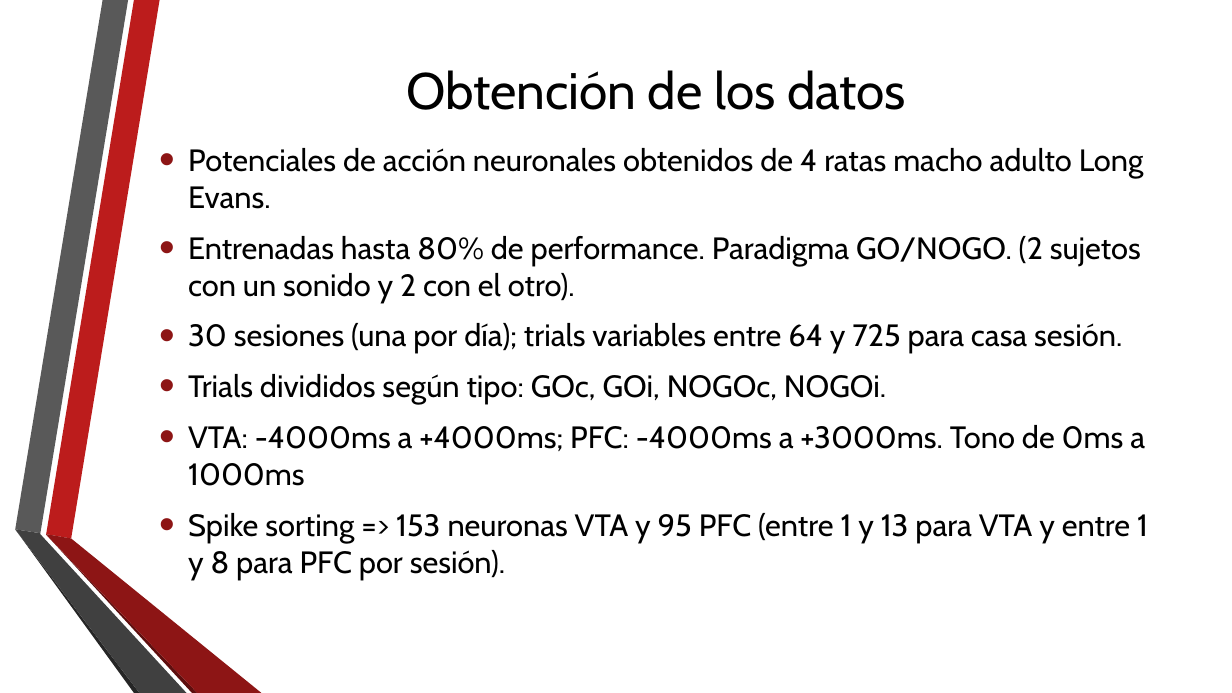
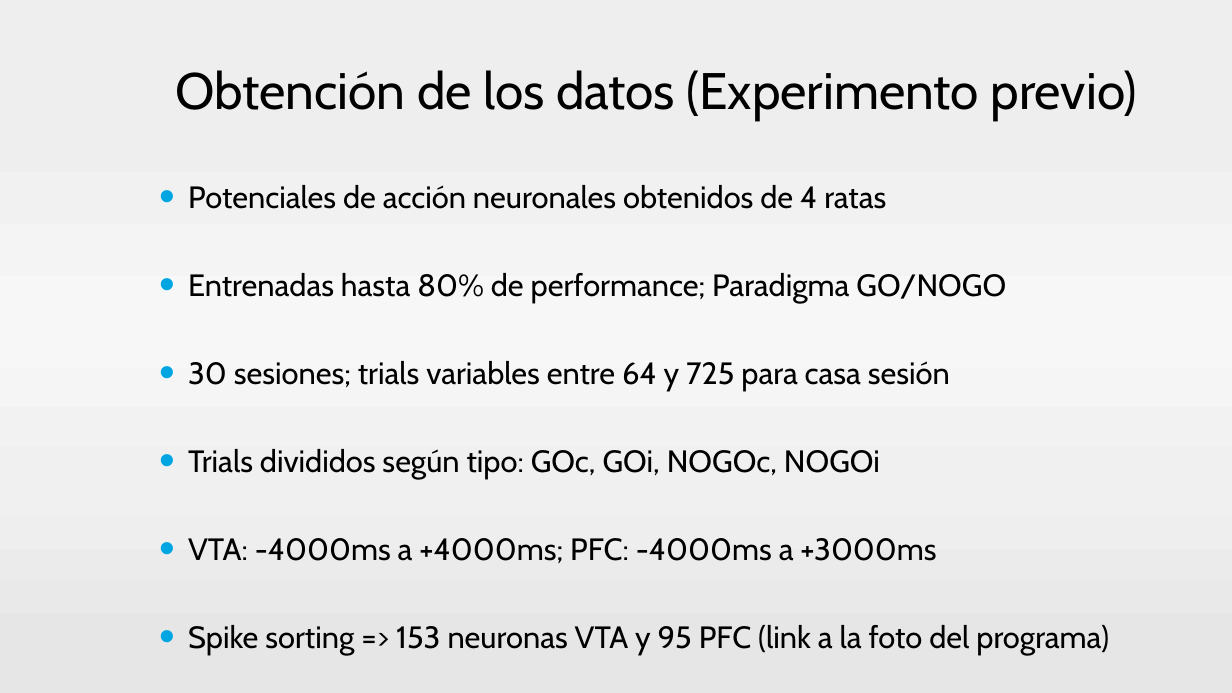
Before and after one commit to neozero86/tesis-megea, a slide deck: slide 4 of Presentacion/PresentacionTesis.pptx (slide 6 before the commit). Drawn at 1232x693 pixels with LibreOffice and Linux fonts; fonts in the diff are those of the drawing; background and template pictures are left out. Boxes give left, top, right and bottom in pixels: in the first picture for what was removed or moved away, otherwise in the second. Text is boxed around its words. In the diff, an @@ line names an element or a change of style, - is before the commit and + after.

```diff
--- a/Presentacion/PresentacionTesis.pptx
+++ b/Presentacion/PresentacionTesis.pptx
@@ background picture (left out) to gradient #EEEEEE to #F1F1F1 to #F7F7F7 to #F0F0F0 to #E6E6E6 @@
@@ title at <box>175,70,1137,120</box>: text changed @@
-Obtención de los datos
+Obtención de los datos (Experimento previo)
@@ text at <box>188,185,1109,654</box>: text changed; size 24 to 24.1 pt @@
-• Potenciales de acción neuronales obtenidos de 4 ratas macho adulto Long Evans.
-• Entrenadas hasta 80% de performance. Paradigma GO/NOGO. (2 sujetos con un sonido y 2 con el otro).
-• 30 sesiones (una por día); trials variables entre 64 y 725 para casa sesión.
-• Trials divididos según tipo: GOc, GOi, NOGOc, NOGOi.
-• VTA: -4000ms a +4000ms; PFC: -4000ms a +3000ms. Tono de 0ms a 1000ms
-• Spike sorting => 153 neuronas VTA y 95 PFC (entre 1 y 13 para VTA y entre 1 y 8 para PFC por sesión).
+• Potenciales de acción neuronales obtenidos de 4 ratas
+• Entrenadas hasta 80% de performance; Paradigma GO/NOGO
+• 30 sesiones; trials variables entre 64 y 725 para casa sesión
+• Trials divididos según tipo: GOc, GOi, NOGOc, NOGOi
+• VTA: -4000ms a +4000ms; PFC: -4000ms a +3000ms
+• Spike sorting => 153 neuronas VTA y 95 PFC (link a la foto del programa)
@@ group removed at <box>15,0,262,693</box>: 6 freeform shapes @@
```
Also in this commit, not shown: 67 other slides changed, 2 slides added, 2 slides removed.
